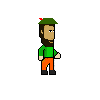
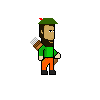
Layer changes from the first (100, 100) image to the second:
added layer "Layer 11" over [30, 37, 58, 65]
